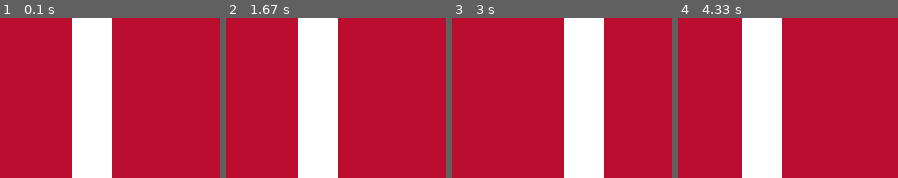
Above: before the commit, frames 1-4 (left to right).
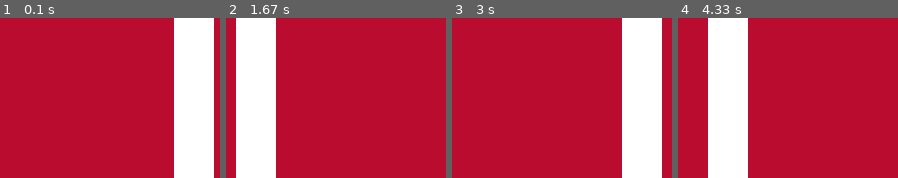
Above: after the commit, the same moments.

Repository: evstellberg/it2
Game: pygame game, started from ting og tang/pygame/norskflaggggg.py
Same seed, same stepped clock (60 frames per second), same inputs: the game is played once before the commit and once after it.
Inputs:
- Up to frame 1 (0.1 s): no input
- Up to frame 2 (1.67 s): no input
- Up to frame 3 (3 s): no input
- Up to frame 4 (4.33 s): no input

The runs differ from the first frame. In frame 1, 36% of the frame differs, in the area x 32-98%, y 0-100%; in frame 2, 36%; in frame 3, 36%; in frame 4, 31%.

Commit message:
påbegynt hardkodet rytmespill

Diff:
--- a/ting og tang/norskflaggggg.py
+++ b/ting og tang/pygame/norskflaggggg.py
@@ -1,9 +1,11 @@
 import pygame as pg
 import keyboard
+import time
+import random
 
 pg.init()
 
-FPS = 69
+FPS = 60
 fpsClock = pg.time.Clock()
 
 VINDU_BREDDE = 220
@@ -41,10 +43,10 @@
 
             self.x += self.fart
 
-strekVertHvit = Strek(60, 0, 2.01, vindu, 255, 255, 255, 40, 160)
-strekVertBlo = Strek(70, 0, 2.01, vindu, 0, 32, 91, 20, 160)
-strekHorHvit = Strek(0, 60, 2.01, vindu, 255, 255, 255, 220, 40)
-strekHorBlo = Strek(0, 70, 2.01, vindu, 0, 32, 91, 220, 20)
+strekVertHvit = Strek(random.randint(41, 199), 0, 2.01, vindu, 255, 255, 255, 40, 160)
+strekVertBlo = Strek(random.randint(41, 199), 0, 2.01, vindu, 0, 32, 91, 20, 160)
+strekHorHvit = Strek(0, random.randint(41, 119), 2.01, vindu, 255, 255, 255, 220, 40)
+strekHorBlo = Strek(0, random.randint(41, 119), 2.01, vindu, 0, 32, 91, 220, 20)
 
 while fortsett:
 
@@ -66,7 +68,7 @@
         print("hei")"""
 
     if keyboard.is_pressed("Space"):
-        keyboard.wait("a")
+        time.sleep(0.4)
         steg += 1
 
     if steg == 0:
--- /dev/null
+++ b/ting og tang/pygame/spillKonseptv1.py
@@ -0,0 +1,97 @@
+import pygame as pg
+import keyboard
+import time
+import random
+from playsound import playsound
+
+pg.init()
+
+WINDOWWIDTH = 500
+WINDOWHEIGHT = 500
+window = pg.display.set_mode([WINDOWWIDTH, WINDOWHEIGHT])
+
+font = pg.font.SysFont("Arial", 24)
+
+fortsett = True
+
+FPS = 60
+fpsClock = pg.time.Clock()
+ticks = 0
+
+timing = [0,0,0,0,0,0,0]
+
+class gameObject:
+    def __init__(self, x, y, speed, windowObject, red, green, blue, width, height):
+        self.x = x
+        self.y = y
+        self.speed = speed
+        self.windowObject = windowObject
+        self.red = red
+        self.blue = blue
+        self.green = green
+        self. width = width
+        self.height = height
+    def draw(self):
+        pg.draw.rect(self.windowObject, (self.red, self.blue, self.green), (self.x, self.y, self.width, self.height))
+    def move(self):
+        self.x -= self.speed
+
+test = gameObject(500, 237.5, 4.166, window, 0, 0, 255, 10, 25)
+test2 = gameObject(500, 237.5, 4.166, window, 0, 0, 255, 10, 25)
+test3 = gameObject(500, 237.5, 4.166, window, 0, 0, 255, 10, 25)
+test4 = gameObject(500, 237.5, 4.166, window, 0, 0, 255, 10, 25)
+test5 = gameObject(500, 237.5, 4.166, window, 0, 0, 255, 10, 25)
+test6 = gameObject(500, 237.5, 4.166, window, 0, 0, 255, 10, 25)
+test7 = gameObject(500, 237.5, 4.166, window, 0, 0, 255, 10, 25)
+
+
+while fortsett:
+
+    for event in pg.event.get():
+        if event.type == pg.QUIT:
+            fortsett = False
+    window.fill((30, 30, 30))
+
+    gameObject(250, 235, 0, window, 255, 255, 255, 15, 30).draw()
+
+    if ticks < 65:
+        test.draw()
+        test.move()
+    if keyboard.is_pressed("Space"):
+        timing[0] = 60 - ticks
+    if ticks > 30 and ticks < 95:
+        test2.draw()
+        test2.move()
+        if keyboard.is_pressed("Space"):
+            timing[1] = 90 - ticks
+    if ticks > 60 and ticks < 125:
+        test3.draw()
+        test3.move()
+        if keyboard.is_pressed("Space"):
+            timing[2] = 120 - ticks
+    if ticks > 90 and ticks < 155:
+        test4.draw()
+        test4.move()
+        if keyboard.is_pressed("Space"):
+            timing[3] = 150 - ticks
+    if ticks > 120 and ticks < 185:
+        test5.draw()
+        test5.move()
+        if keyboard.is_pressed("Space"):
+            timing[4] = 180 - ticks
+    if ticks > 150 and ticks < 215:
+        test6.draw()
+        test6.move()
+        if keyboard.is_pressed("Space"):
+            timing[5] = 210 - ticks
+    if ticks > 180 and ticks < 245:
+        test7.draw()
+        test7.move()
+        if keyboard.is_pressed("Space"):
+            timing[6] = 240 - ticks
+    if ticks > 245:
+        print(timing[0] + timing[1] + timing[2] + timing[3] + timing[4] + timing[5] + timing[6])
+        print(timing)
+    pg.display.flip()
+    fpsClock.tick_busy_loop(FPS)
+    ticks += 1
--- a/ting og tang/steinsakspapirting.py
+++ b/ting og tang/steinsakspapirting.py
@@ -0,0 +1,3 @@
+STEIN = 1
+SAKS = 2
+PAPIR = 4
Renamed: ting og tang/animasjon.py -> ting og tang/pygame/animasjon.py
